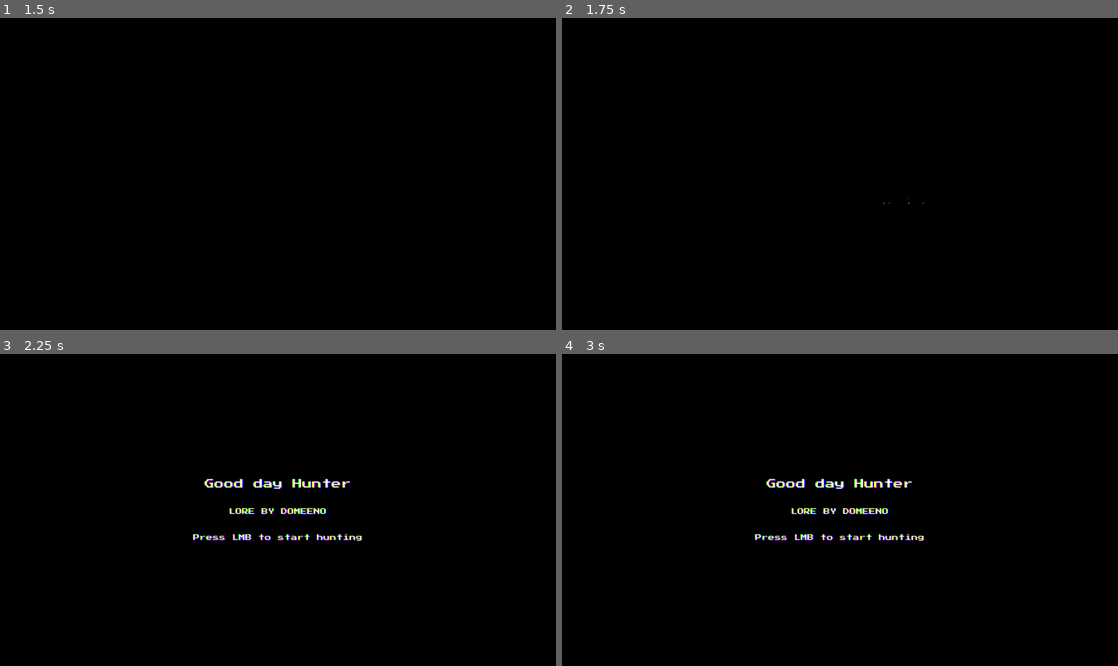
Above: before the commit, frames 1-4 (two rows, left to right).
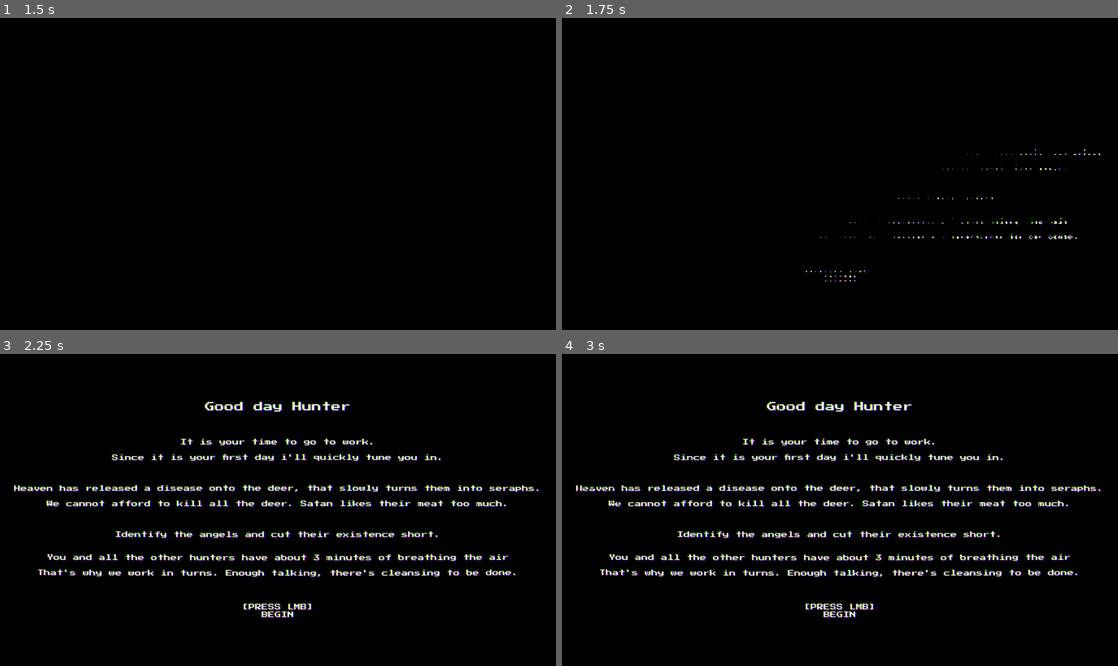
Above: after the commit, the same moments.

Repository: H0nney/gj_czarna_owca
Game: Godot game, scene res://scenes/root.tscn
Same seed, same stepped clock (60 frames per second), same inputs: the game is played once before the commit and once after it. Sound files missing from this copy of the repository are replaced by a short silence.
Inputs (mouse positions are in pixels of both pictures, inside the frame that each line leads up to):
- Up to frame 1 (1.5 s): click "Begin Cleansing" at 0.5 s; click "Begin Cleansing" at 1.25 s
- Up to frame 2 (1.75 s): no input
- Up to frame 3 (2.25 s): move the mouse to (400, 494) at 2.02 s; press the mouse at (400, 494) at 2.03 s
- Up to frame 4 (3 s): tap Enter at 2.75 s; move the mouse to (728, 525) at 2.77 s; release the mouse at (728, 525) at 2.78 s; click (728, 525) at 2.85 s

Frame 1 is identical in both runs. In frame 2, 0.4% of the frame differs, in the area x 43-97%, y 41-85%; in frame 3, 7.2%, in the area x 2-97%, y 15-85%; in frame 4, 7.2%.

Commit message:
Game loop init

Diff:
--- a/assets/scripts/autoload/global.gd
+++ b/assets/scripts/autoload/global.gd
@@ -2,6 +2,13 @@
 
 #Player node
 var tower:StaticBody2D = null
+var health:int = 10 : set = _setHealth
+
+func _setHealth(x):
+	health = x
+	if is_instance_valid(tower):
+		tower.updateHealth()
+		tower.showHealthBar()
 
 #UTILITY
 var root:Node2D = null
--- a/assets/scripts/autoload/locales.gd
+++ b/assets/scripts/autoload/locales.gd
@@ -3,7 +3,25 @@
 var localeMap = {
 	1: {
 		"title": "Good day Hunter",
-		"text": "LORE BY DOMEENO",
-		"cta": "Press LMB to start hunting",
+		"text": "
+			It is your time to go to work.\n
+			Since it is your first day i'll quickly tune you in.\n
+			\n
+			Heaven has released a disease onto the deer, that slowly turns them into seraphs.\n
+			We cannot afford to kill all the deer. Satan likes their meat too much.\n
+			\n
+			Identify the angels and cut their existence short.
+			\n
+			You and all the other hunters have about 3 minutes of breathing the air\n
+			That's why we work in turns. Enough talking, there's cleansing to be done.
+		",
+		"cta": "[PRESS LMB]\nBEGIN",
+	},
+	99: {
+		"title": "Good day Hunter",
+		"text": "
+			Another day of work.\n
+		",
+		"cta": "[PRESS LMB]\nBEGIN",
 	}
 }
--- /dev/null
+++ b/assets/scripts/classes/state/state_attack.gd
@@ -0,0 +1,17 @@
+class_name State_Attack extends State
+
+@export var actor:CharacterBody2D
+@export var animator:AnimatedSprite2D
+@export var headSprite:AnimatedSprite2D
+@export var navigationAgent:NavigationAgent2D
+
+func _exit_state() -> void:
+	pass
+
+func _enter_state() -> void:
+	navigationAgent.target_position = global.tower.global_position
+	pass
+
+func _physics_update(_delta) -> void:
+	actor.velocity = actor.global_position.direction_to(navigationAgent.get_next_path_position()) * actor.speed
+	actor.move_and_slide()
--- /dev/null
+++ b/assets/scripts/classes/state/state_pushback.gd
@@ -0,0 +1,21 @@
+class_name State_Pushback extends State
+
+@export var actor:CharacterBody2D
+
+var direction:Vector2 = Vector2.ZERO
+var pushPower_init:float = 500
+var pushBuffer:float = 0
+func _exit_state() -> void:
+	pass
+
+func _enter_state() -> void:
+	pushBuffer = pushPower_init
+	direction = global.tower.global_position.direction_to(actor.global_position)
+
+func _physics_update(_delta) -> void:
+	pushBuffer = lerp(pushBuffer, 0.00, 0.08)
+	if pushBuffer <= 5:
+		state_finished.emit()
+	else:
+		actor.velocity = direction * pushBuffer
+		actor.move_and_slide()
--- a/assets/scripts/deer.gd
+++ b/assets/scripts/deer.gd
@@ -11,6 +11,8 @@
 @onready var state_dead = $StateMachine/State_Dead
 @onready var state_wander = $StateMachine/State_Wander
 @onready var state_eat = $StateMachine/State_Eat
+@onready var state_attack = $StateMachine/State_Attack
+@onready var state_pushback = $StateMachine/State_Pushback
 
 #UTILITY
 @onready var blood_particles = $BloodParticles
@@ -69,6 +71,9 @@
 						var newSprite2 = Sprite2D.new()
 						newSprite.texture = infectionDict[i].pick_random()
 						main_sprite.add_child(newSprite2)
+				else:
+					if i == "head":
+						pickedHead = head_sprite.sprite_frames
 
 		showInfection(false)
 
@@ -88,6 +93,8 @@
 	if rng.randf() <= 0.2:
 		infection = true
 
+	state_pushback.state_finished.connect(func(): stateMachine._setState(state_attack))
+
 func showInfection(param):
 	for sprite in main_sprite.get_children():
 		if !sprite is AnimatedSprite2D:
@@ -100,3 +107,21 @@
 
 func appear():
 	$AnimationPlayer.play("appear")
+
+@onready var infectionArea = $InfectionArea
+func triggerInfection(spread):
+	if spread:
+		var nearActors = infectionArea.get_overlapping_areas()
+		if nearActors.size():
+			for hitBox in nearActors:
+				if rng.randf() <= 0.4:
+					hitBox.get_owner().triggerInfection(false)
+
+	$BehaviorTimer.stop()
+	stateMachine._setState(state_attack)
+
+func _on_hit_box_area_entered(area):
+	var areaOwner = area.get_owner()
+	if areaOwner == global.tower:
+		areaOwner.takeDamage(1)
+		stateMachine._setState(state_pushback)
--- a/assets/scripts/game.gd
+++ b/assets/scripts/game.gd
@@ -25,21 +25,24 @@
 	start_time = Time.get_ticks_msec()
 
 func time_convert(time_in_sec):
-	var seconds = time_in_sec%60
-	var minutes = (time_in_sec/60)%60
+	if !state == GAMESTATE.DEFENSE:
+		var seconds = time_in_sec%60
+		var minutes = (time_in_sec/60)%60
 
-	#returns a string with the format "HH:MM:SS"
-	if time_in_sec > 180:
-		return "Time's up"
-	else:
-		return "%02d:%02d" % [minutes, seconds]
+		#returns a string with the format "HH:MM:SS"
+		if time_in_sec > 180:
+			state = GAMESTATE.DEFENSE
+			return "Oh no..."
+		else:
+			return "%02d:%02d" % [minutes, seconds]
 
 func elapsed_time():
 	return Time.get_ticks_msec() - start_time
 
 func _physics_process(_delta):
-	if start_time:
+	if start_time && state == GAMESTATE.HUNT:
 		$HuntUi/HuntUiContainer/Time/PanelContainer/MarginContainer/HBoxContainer/TimeLabel.text = time_convert(elapsed_time() / 1000)
+
 
 const spawnArea = Vector2(490, 340)
 func rollDirection() -> Vector2:
@@ -78,7 +81,13 @@
 			currentIntermission = INTERMISSION.instantiate()
 			var textVbox = currentIntermission.get_node_or_null("TextVBox")
 			if textVbox:
-				var currentLocale = locale.localeMap[currentDay]
+				var currentLocale
+				if !locale.localeMap.has(currentDay):
+					currentLocale = locale.localeMap[99]
+				else:
+					currentLocale = locale.localeMap[currentDay]
+
+
 				textVbox.get_node("Title").text = currentLocale.title
 				textVbox.get_node("Text").text = currentLocale.text
 				textVbox.get_node("Cta").text = currentLocale.cta
@@ -104,9 +113,11 @@
 				await global.runTransition(false)
 
 		GAMESTATE.DEFENSE:
-			print('DEFENSE')
+			triggerInfections()
+
 		GAMESTATE.END:
 			print('END')
+
 		GAMESTATE.ALLDEAD:
 			if !global.transitionRunning:
 				await global.runTransition(true)
@@ -138,8 +149,7 @@
 
 					GAMESTATE.ALLDEAD:
 						if currentAllDead:
-							await global.runTransition(true)
-							global.root._initMenu()
+							global.root._progressLevel(currentDay+1)
 
 func _ready():
 	global.currentGame = self
@@ -150,10 +160,27 @@
 
 func _setDeerCount(x):
 	deerCount = x
-	#dobra chuj z tym
+	#dobra chuj z tym lecymy po koniec
 	$HuntUi/HuntUiContainer/Day/HBoxContainer/PanelContainer2/MarginContainer/HBoxContainer/AliveLabel.text = str(deerCount)
 	if deerCount <= 0:
 		state = GAMESTATE.ALLDEAD
 
 func skipTime():
 	global.root.distortion(true)
+	start_time -= 180000
+
+func triggerInfections():
+	await get_tree().create_timer(2).timeout
+	var infected = get_tree().get_nodes_in_group("infected")
+	var aliveInfected = []
+	for i in infected:
+		if i.alive:
+			aliveInfected.append(i)
+
+	if aliveInfected.size():
+		for deer in aliveInfected:
+			deer.triggerInfection(true)
+	else:
+		global.root._progressLevel(currentDay+1)
+
+	global.root.distortion(false)
--- a/assets/scripts/root.gd
+++ b/assets/scripts/root.gd
@@ -36,10 +36,23 @@
 	if !started:
 		started = true
 		await global.runTransition(true)
+		global.health = 10
 		menu.queue_free()
 		var newGame = global.GAME.instantiate()
 		global.currentGame = newGame
 		self.add_child(newGame)
 
+func _progressLevel(day):
+	await global.runTransition(true)
+	global.currentGame.queue_free()
+	global.currentGame = null
+
+	var newGame = global.GAME.instantiate()
+	newGame.currentDay = day
+	global.currentGame = newGame
+	self.add_child(newGame)
+
+
+
 func distortion(param):
 	$Shaders/SkipUi.visible = param
--- a/assets/scripts/tower.gd
+++ b/assets/scripts/tower.gd
@@ -72,6 +72,8 @@
 		if $TimeSkipUi/TimeSkipBar.value >= 100:
 			global.currentGame.skipTime()
 			$TimeSkipUi.hide()
+			$TimeSkipUi.mouse_filter = 2
+			$TimeSkipArea.set_deferred("monitoring", false)
 			$TimeSkipUi/TimeSkipBar.value = 0
 
 		if Input.is_action_pressed("click"):
@@ -85,6 +87,20 @@
 		$TimeSkipUi.show()
 
 func _on_time_skip_area_area_exited(area):
+	#ugly
 	if !skippingTime:
 		$TimeSkipUi.hide()
 		$TimeSkipUi/TimeSkipBar.value = 0
+
+func takeDamage(x):
+	global.health -= x
+
+func updateHealth():
+	$HpBar.value = global.health
+
+func showHealthBar():
+	$HpBar.show()
+	$HpBar/HpBarTimer.start()
+
+func _on_hp_bar_timer_timeout():
+	$HpBar.hide()
--- a/scenes/deer.tscn
+++ b/scenes/deer.tscn
@@ -8,7 +8,9 @@
 [ext_resource type="Script" path="res://assets/scripts/classes/state/state_dead.gd" id="5_s73bd"]
 [ext_resource type="Script" path="res://assets/scripts/classes/state/state_wander.gd" id="6_wjb60"]
 [ext_resource type="Script" path="res://assets/scripts/classes/state/state_eat.gd" id="8_btra8"]
+[ext_resource type="Script" path="res://assets/scripts/classes/state/state_attack.gd" id="9_ca8ft"]
 [ext_resource type="Texture2D" uid="uid://bxroiqp145tr0" path="res://assets/gfx/bodies.png" id="9_fopbx"]
+[ext_resource type="Script" path="res://assets/scripts/classes/state/state_pushback.gd" id="10_ndokc"]
 
 [sub_resource type="RectangleShape2D" id="RectangleShape2D_kq0bc"]
 size = Vector2(18, 6)
@@ -174,6 +176,9 @@
 "appear": SubResource("Animation_fg7is")
 }
 
+[sub_resource type="CircleShape2D" id="CircleShape2D_xs716"]
+radius = 48.0
+
 [node name="Deer" type="CharacterBody2D"]
 motion_mode = 1
 platform_floor_layers = 4294901760
@@ -198,7 +203,7 @@
 
 [node name="HitBox" type="Area2D" parent="."]
 collision_layer = 2
-collision_mask = 0
+collision_mask = 4
 
 [node name="CollisionShape2D" type="CollisionShape2D" parent="HitBox"]
 position = Vector2(0, -7.5)
@@ -232,6 +237,17 @@
 actor = NodePath("../..")
 animator = NodePath("../../MainSprite")
 headSprite = NodePath("../../MainSprite/HeadSprite")
+
+[node name="State_Attack" type="Node" parent="StateMachine" node_paths=PackedStringArray("actor", "animator", "headSprite", "navigationAgent")]
+script = ExtResource("9_ca8ft")
+actor = NodePath("../..")
+animator = NodePath("../../MainSprite")
+headSprite = NodePath("../../MainSprite/HeadSprite")
+navigationAgent = NodePath("../../NavigationAgent")
+
+[node name="State_Pushback" type="Node" parent="StateMachine" node_paths=PackedStringArray("actor")]
+script = ExtResource("10_ndokc")
+actor = NodePath("../..")
 
 [node name="BehaviorTimer" type="Timer" parent="."]
 wait_time = 8.0
@@ -264,4 +280,15 @@
 "": SubResource("AnimationLibrary_v6wje")
 }
 
+[node name="InfectionArea" type="Area2D" parent="."]
+collision_layer = 0
+collision_mask = 2
+
+[node name="CollisionShape2D" type="CollisionShape2D" parent="InfectionArea"]
+position = Vector2(0, -7)
+shape = SubResource("CircleShape2D_xs716")
+
+[node name="NavigationAgent" type="NavigationAgent2D" parent="."]
+
+[connection signal="area_entered" from="HitBox" to="." method="_on_hit_box_area_entered"]
 [connection signal="timeout" from="BehaviorTimer" to="." method="_on_behavior_timer_timeout"]
--- a/scenes/game/alldead.tscn
+++ b/scenes/game/alldead.tscn
@@ -33,13 +33,14 @@
 [node name="Text" type="Label" parent="TextVBox"]
 layout_mode = 2
 text = "Well, go figure. You screwed your job up.
-Get out of my sight."
+Be better on the next day."
 horizontal_alignment = 1
 vertical_alignment = 1
 
 [node name="Cta" type="Label" parent="TextVBox"]
 layout_mode = 2
 theme_override_font_sizes/font_size = 16
-text = "PRESS LMB TO RETURN TO TITLE"
+text = "[PRESS LMB]
+NEXT DAY"
 horizontal_alignment = 1
 vertical_alignment = 1
--- a/scenes/game/intermission.tscn
+++ b/scenes/game/intermission.tscn
@@ -39,6 +39,7 @@
 [node name="Cta" type="Label" parent="TextVBox"]
 layout_mode = 2
 theme_override_font_sizes/font_size = 16
-text = "PRESS LMB TO PROGRESS"
+text = "[PRESS LMB]
+Begin"
 horizontal_alignment = 1
 vertical_alignment = 1
--- a/scenes/game/tilemap/bush.tscn
+++ b/scenes/game/tilemap/bush.tscn
@@ -7,5 +7,5 @@
 position = Vector2(0, -9)
 texture = ExtResource("1_44ubj")
 region_enabled = true
-region_rect = Rect2(20, 0, 20, 23)
+region_rect = Rect2(0, 0, 20, 23)
 script = ExtResource("2_odlpf")
--- a/scenes/game/tower.tscn
+++ b/scenes/game/tower.tscn
@@ -122,7 +122,7 @@
 radius = 113.018
 
 [sub_resource type="RectangleShape2D" id="RectangleShape2D_l138i"]
-size = Vector2(64, 126)
+size = Vector2(74, 134)
 
 [sub_resource type="Curve" id="Curve_0xgps"]
 _data = [Vector2(0, 1), 0.0, 1.67174, 0, 0, Vector2(1, 0), -3.70619, 0.0, 0, 0]
@@ -171,7 +171,6 @@
 shape = SubResource("CircleShape2D_slg2d")
 
 [node name="HitBox" type="Area2D" parent="."]
-visible = false
 position = Vector2(0, 31)
 collision_layer = 4
 collision_mask = 0
@@ -185,11 +184,14 @@
 offset_top = -23.0
 offset_right = -34.0
 offset_bottom = 86.0
-step = 0.1
-value = 65.0
+max_value = 10.0
+value = 10.0
 fill_mode = 3
 texture_under = ExtResource("3_2o7vj")
 texture_progress = ExtResource("4_ejeyt")
+
+[node name="HpBarTimer" type="Timer" parent="HpBar"]
+wait_time = 2.0
 
 [node name="TimeSkipUi" type="Control" parent="."]
 visible = false
@@ -257,11 +259,13 @@
 [node name="TimeSkipArea" type="Area2D" parent="."]
 collision_layer = 8
 collision_mask = 8
+monitorable = false
 
 [node name="CollisionShape2D" type="CollisionShape2D" parent="TimeSkipArea"]
 position = Vector2(0, 31)
 shape = SubResource("CircleShape2D_g2sfq")
 
 [connection signal="animation_finished" from="Weapon/GunSprite" to="." method="_on_gun_sprite_animation_finished"]
+[connection signal="timeout" from="HpBar/HpBarTimer" to="." method="_on_hp_bar_timer_timeout"]
 [connection signal="area_entered" from="TimeSkipArea" to="." method="_on_time_skip_area_area_entered"]
 [connection signal="area_exited" from="TimeSkipArea" to="." method="_on_time_skip_area_area_exited"]
Not shown: 1 places in scenes/deer.tscn that only renumber resources
